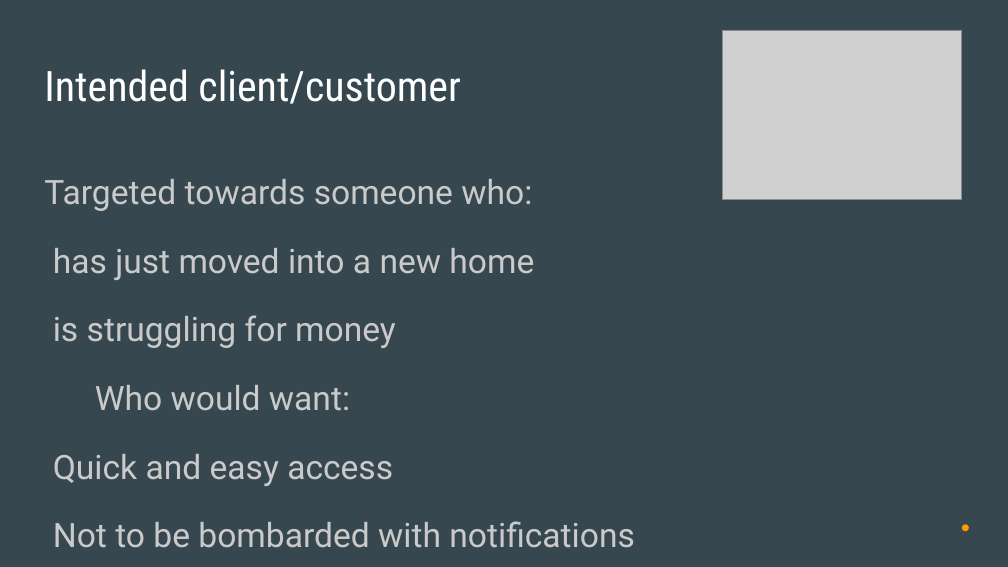
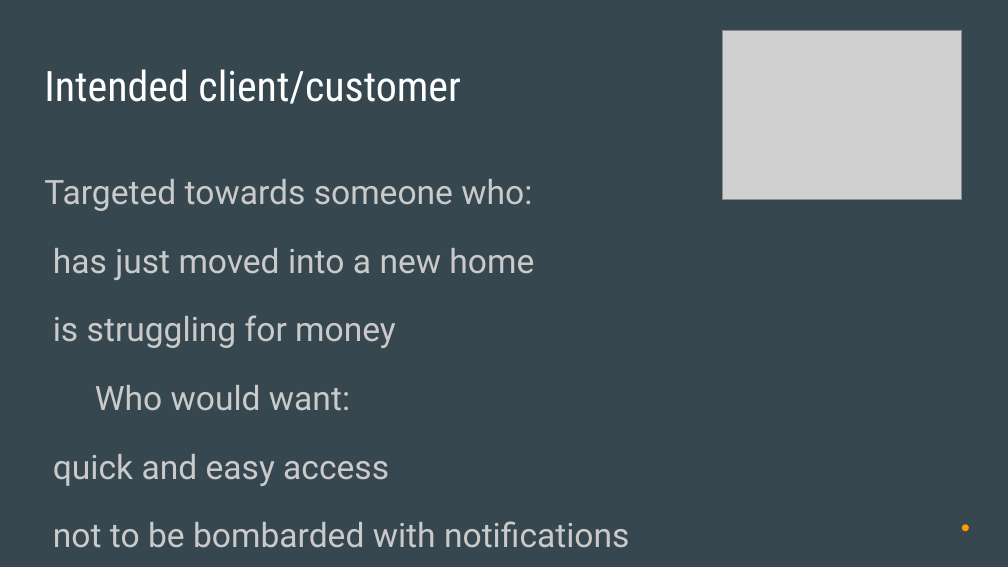
Before and after one commit to davidferguson/itemswap, a slide deck: slide 4 of NotiFree.pptx. Drawn at 1008x567 pixels with LibreOffice and Linux fonts; fonts in the diff are those of the drawing; grey boxes stand for pictures. Boxes give left, top, right and bottom in pixels: in the first picture for what was removed or moved away, otherwise in the second. Text is boxed around its words. In the diff, an @@ line names an element or a change of style, - is before the commit and + after.

Commit message:
even more finished...

```diff
--- a/NotiFree.pptx
+++ b/NotiFree.pptx
@@ text at bbox=[53, 454, 630, 548]: text changed @@
-Quick and easy access
-Not to be bombarded with notifications
+quick and easy access
+not to be bombarded with notifications
```
